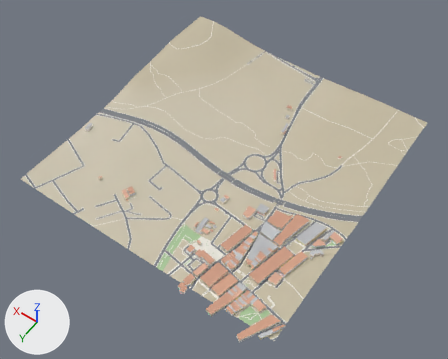
A saved change to the glTF model public/world/tiles/-1_-5.glb.
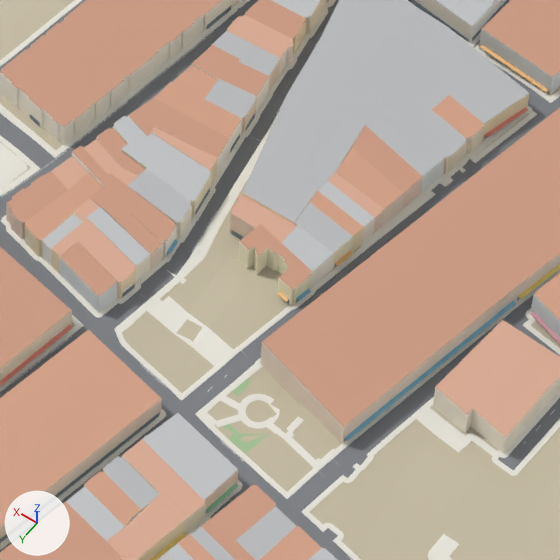
The first picture shows the older version from a 50 mm camera at (-1292.0, 5644.0, 1686.0) aimed at (-536.0, 4586.0, 23.0). The close-ups show the older and then the newer version on the part from 49% to 63% of the width and 66% to 83% of the height of that picture. Only the edits that show in the close-ups are written down. Arrows for +X, +Y and +Z are at lower left; the lights stay in place. Vertices at exactly the same position are counted once.

The first close-up shows 'Detail', 'Ground', 'Road', 'Roofs', 'Sidewalk', 'Walls' and 3 more.
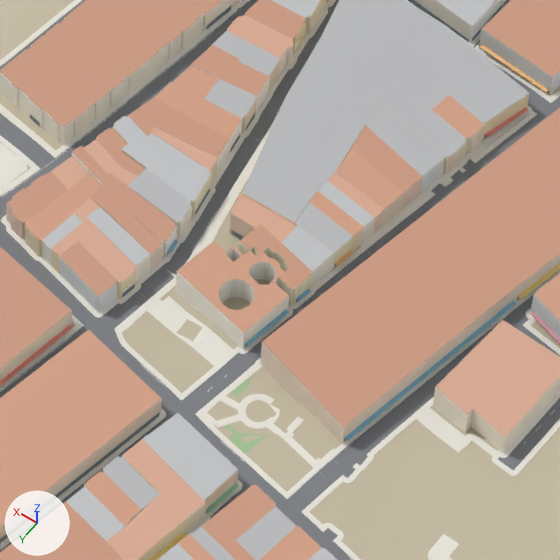
Diff of the bpy script that builds the scene:
```diff
--- a/public/world/tiles/-1_-5.glb.py
+++ b/public/world/tiles/-1_-5.glb.py
@@ me_sidewalk @@
 # used by ob_sidewalk; location = (0.0, 0.0, 0.0)
-me_sidewalk.from_pydata(...)  # 17039 vertices, 17607 faces; spans x -1000.0..0.0, y 4000.0..5000.0, z 52.0..101.0
+me_sidewalk.from_pydata(...)  # 17075 vertices, 17643 faces; spans x -1000.0..0.0, y 4000.0..5000.0, z 52.0..101.0
+# me_sidewalk part 1: 2 vertices moved from x -823.0..-822.0, y 4870.0..4872.0, z 78.0..79.0 to x -823.0..-822.0, y 4870.0..4873.0, z 78.0..79.0; 3 vertices removed from x -826.0..-823.0, y 4860.0..4872.0, z 78.0..79.0; 39 vertices added at x -829.0..-821.0, y 4850.0..4873.0, z 78.0..79.0
 me_sidewalk.materials.append(mat_defaultmaterial_003)
@@ me_walls @@
 # used by ob_walls; location = (0.0, 0.0, 0.0)
-me_walls.from_pydata(...)  # 1787 vertices, 1814 faces; spans x -1003.0..-16.0, y 4205.0..5057.0, z 51.0..97.0
+me_walls.from_pydata(...)  # 1910 vertices, 1938 faces; spans x -1003.0..-16.0, y 4205.0..5057.0, z 51.0..97.0
+# me_walls part 2: a new loose piece of 32 vertices spanning x -819.0..-808.0, y 4856.0..4867.0, z 77.0..89.0, in mat_defaultmaterial_009
+# me_walls part 3: a new loose piece of 28 vertices spanning x -820.0..-812.0, y 4846.0..4854.0, z 77.0..89.0, in mat_defaultmaterial_009
+# me_walls part 4: 39 vertices added at x -827.0..-793.0, y 4843.0..4872.0, z 75.0..89.0
+# other edits to the shape of me_walls do not show in these pictures
 me_walls.materials.append(mat_defaultmaterial_009)
@@ me_detail @@
 # used by ob_detail; location = (0.0, 0.0, 0.0)
-me_detail.from_pydata(...)  # 2412 vertices, 1608 faces; spans x -995.0..-583.0, y 4250.0..5057.0, z 67.0..89.0
+me_detail.from_pydata(...)  # 2430 vertices, 1620 faces; spans x -995.0..-583.0, y 4250.0..5057.0, z 67.0..89.0
+# me_detail part 5: the loose piece of 6 vertices spanning x -829.0..-815.0, y 4829.0..4832.0, z 81.0..82.0 is copied, and the copy is turned 85 degrees about the z axis through its middle and scaled by 1.24, then moved by (-4.0, 31.0, 0.0); it spans x -828.0..-823.0, y 4853.0..4871.0, z 81.0..82.0
+# other edits to the shape of me_detail do not show in these pictures
 me_detail.materials.append(mat_defaultmaterial_010)
@@ me_roofs @@
 # used by ob_roofs; location = (0.0, 0.0, 0.0)
-me_roofs.from_pydata(...)  # 907 vertices, 685 faces; spans x -1003.0..-16.0, y 4205.0..5057.0, z 63.0..97.0
+me_roofs.from_pydata(...)  # 969 vertices, 753 faces; spans x -1003.0..-16.0, y 4205.0..5057.0, z 63.0..97.0
+# me_roofs part 6: a new loose piece of 50 vertices spanning x -827.0..-793.0, y 4843.0..4872.0, z 89.0, in mat_defaultmaterial_011
+# other edits to the shape of me_roofs do not show in these pictures
 me_roofs.materials.append(mat_defaultmaterial_011)
```

Changed parts and their boxes (x1, y1, x2, y2) in the close-ups (560 x 560 px):
part 1 of me_sidewalk, built on
    before: (220, 311, 290, 366)
    after: (220, 301, 301, 366)
part 2 of me_walls, added
    after: (219, 279, 254, 304)
part 3 of me_walls, added
    after: (249, 262, 276, 282)
part 4 of me_walls, added
    after: (176, 249, 289, 349)
part 5 of me_detail, added
    after: (246, 309, 289, 346)
part 6 of me_roofs, added (beige)
    after: (177, 241, 289, 333)
